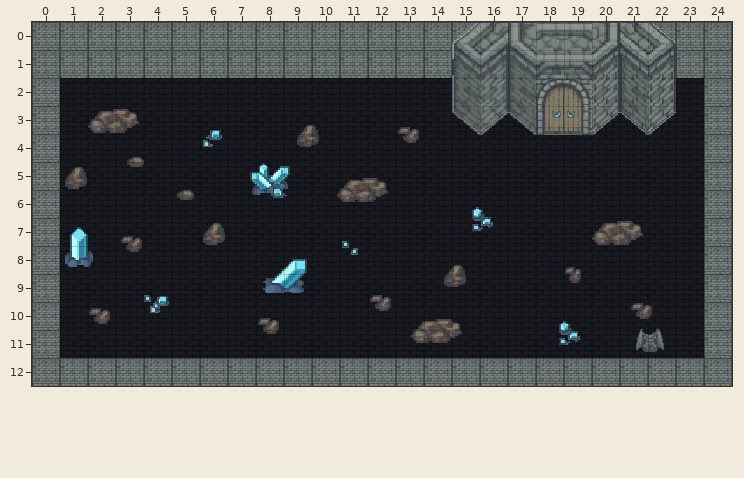
Tiled map: webgame/public/assets/maps/rooms/room1/room1.tmx. Above is the file before it was changed.
Cells are 32x32 px. Shown: x 0..24, y 0..12.
New version:
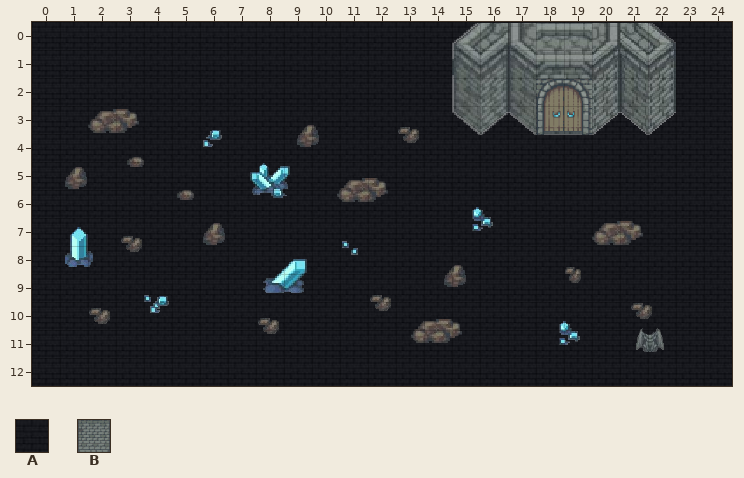
Key: from "floor": A 0; from "wall": B 2 "wall".
_ is an empty cell.
Tiles replaced or removed in this view: B.
Commit message: changes about logic and rendering of rooms' maps
From old to new:
Changed rows in their new state; . is an unchanged cell.
Layer "background":
first column x 0:
 0 AAAAAAAAAAAAAAAAAAAAAAAAA
 1 AAAAAAAAAAAAAAAA.......AA
 2 A.......................A
 3 A.......................A
 4 A.......................A
 5 A.......................A
 6 A.......................A
 7 A.......................A
 8 A.......................A
 9 A.......................A
10 A.......................A
11 A.......................A
12 AAAAAAAAAAAAAAAAAAAAAAAAA
Pixel boxes of the changes (left, top, right, bottom) in both pictures:
changed: (32, 22, 732, 386)
